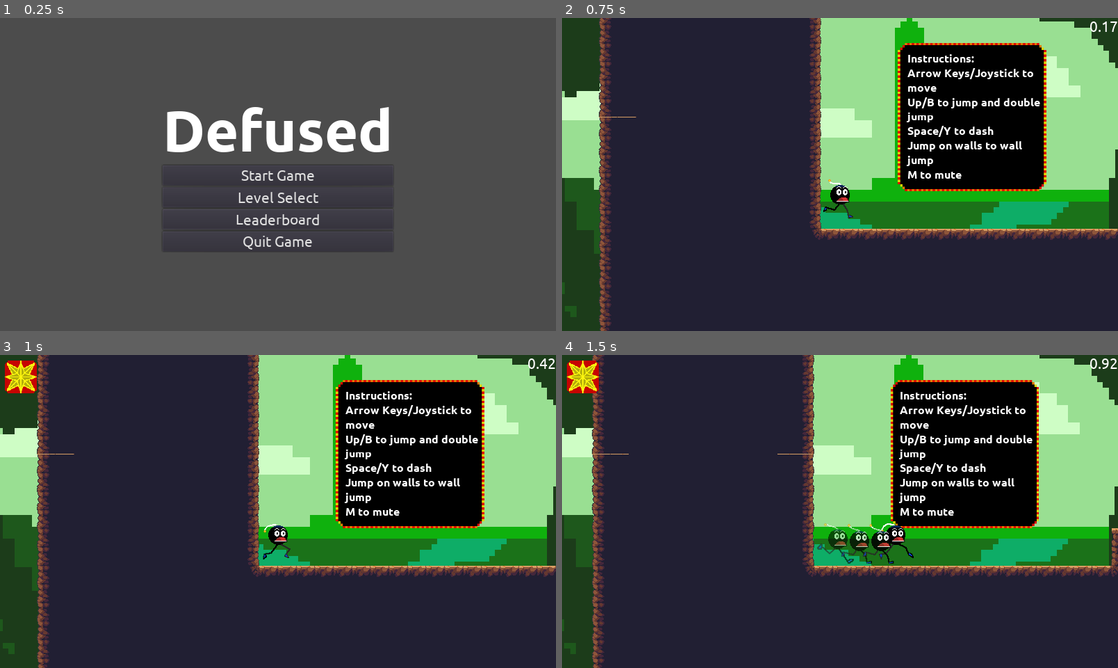
Above: before the commit, frames 1-4 (two rows, left to right).
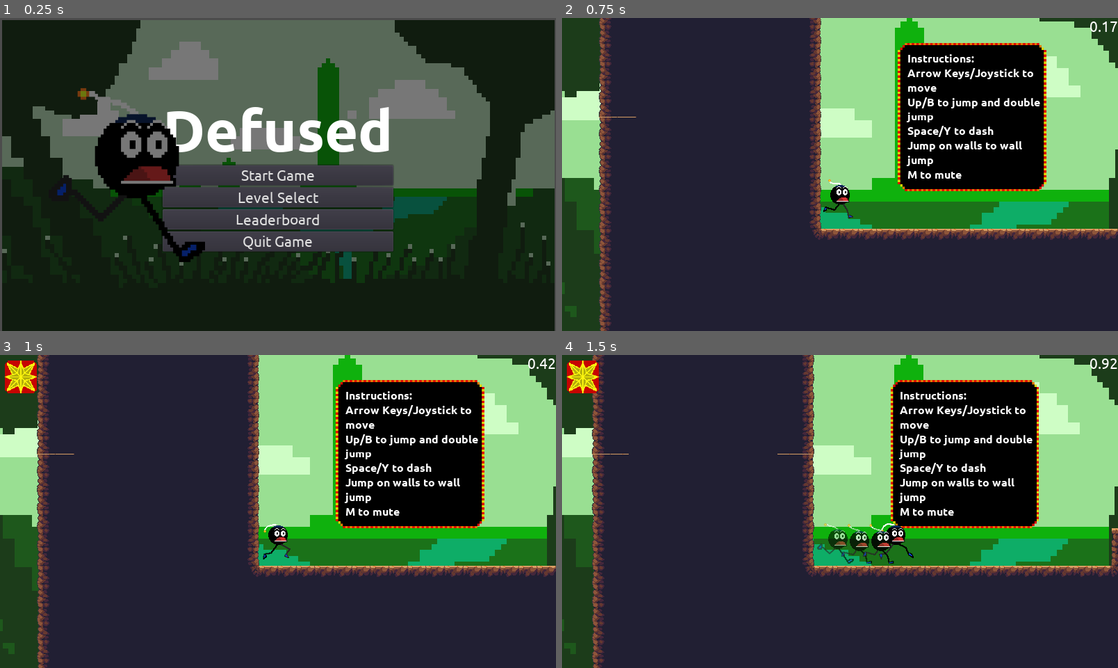
Above: after the commit, the same moments.

Repository: keshava1/defused
Game: Godot game, scene res://StartMenu.tscn
The game is run twice, just before and just after one commit, with the same random seed, the same clock (stepped at 60 frames per second) and the same inputs. The engine's default icon, where the game draws it, is replaced by a stand-in: a white triangle on a blue panel in a dark square. Sound files missing from this copy of the repository are replaced by a short silence.
Inputs:
- Up to frame 1 (0.25 s): no input
- Up to frame 2 (0.75 s): click "Start Game" at 0.5 s
- Up to frame 3 (1 s): no input
- Up to frame 4 (1.5 s): tap Enter (ui_accept) at 1.25 s; hold Right (ui_right) from 1.28 s (still down); tap Space (ui_dash) at 1.35 s

The runs differ from the first frame. In frame 1, 86% of the frame differs, in the area x 0-100%, y 0-100%; in frame 2, nothing differs; in frame 3, nothing differs; in frame 4, nothing differs.

Commit message:
commented some more code

Diff:
--- a/Project 1 Platformer Git/KinematicBody2D.gd
+++ b/Project 1 Platformer Git/KinematicBody2D.gd
@@ -140,44 +140,46 @@
 var ghost_scene = preload("res://Scenes/DashGhost.tscn")
 
 func dash():
-
+	# dashing allowed if is on floor
 	if(is_on_floor()):
 		canDash = true
-	if(Input.is_action_pressed("ui_right")):
+	if(Input.is_action_pressed("ui_right")): #direction of the dash
 		dashDir = Vector2(1, 0)
 	if(Input.is_action_pressed("ui_left")):
 		dashDir = Vector2(-1, 0)
-	if(Input.is_action_just_pressed("ui_dash") and canDash):
-
+	if(Input.is_action_just_pressed("ui_dash") and canDash): # if dashing is allowed:
+		#set up timer for dash reset
 		var ghost_timer = $GhostTimer
 		ghost_timer.start()
 		ghost_timer.connect("timeout", self, "_on_Timer_timeout")
-
+		# add to motion and reset vars
 		motion = dashDir.normalized() * DASH_LENGTH
 		dashing = true
 		canDash = false
-
+		#use instance ghost method
 		instance_ghost($Sprite)
-
+		#wait for timer to finish
 		yield(get_tree().create_timer(0.2), "timeout")
-
+		#turn of dashing, stop motion, end ghost timer
 		dashing = false
 		PlayerVars.motion.x = 0
 		ghost_timer.stop()
 
 func instance_ghost(sprite):
-	var ghost : Sprite = ghost_scene.instance()
-	get_parent().get_parent().add_child(ghost)
-
+	var ghost : Sprite = ghost_scene.instance() # create ghost scene
+	get_parent().get_parent().add_child(ghost) # add ghost node
+	#set ghost attributes
 	ghost.global_position = sprite.global_position
 	ghost.texture = sprite.get_sprite_frames().get_frame(sprite.animation,sprite.get_frame())
 	ghost.frame = sprite.frame
 	ghost.flip_h = sprite.flip_h
 	ghost.flip_v = sprite.flip_v
 	ghost.scale = Vector2(0.233,0.233)
+# instance ghost on timeout
 func _on_Timer_timeout():
 	instance_ghost($Sprite)
 
+# update dash sprite
 func update_dash():
 	if(PlayerVars.canDash):
 		$UI/DashSprite.visible = true
--- a/Project 1 Platformer Git/Scenes/World8.tscn
+++ b/Project 1 Platformer Git/Scenes/World8.tscn
@@ -6,6 +6,12 @@
 [ext_resource path="res://GravitySwitch.tscn" type="PackedScene" id=4]
 [ext_resource path="res://Spring.tscn" type="PackedScene" id=5]
 [ext_resource path="res://WorldComplete.tscn" type="PackedScene" id=6]
+[ext_resource path="res://Fonts/Ubuntu-Bold.ttf" type="DynamicFontData" id=7]
+[ext_resource path="res://Sprites/Text box-1.png.png" type="Texture" id=8]
+
+[sub_resource type="DynamicFont" id=1]
+size = 15
+font_data = ExtResource( 7 )
 
 [node name="Node2D" type="Node2D"]
 
@@ -266,3 +272,21 @@
 [node name="WorldComplete" parent="." instance=ExtResource( 6 )]
 position = Vector2( 1289, 545 )
 next_world = "res://Scenes/Scoring.tscn"
+
+[node name="Node2D" type="Node2D" parent="."]
+
+[node name="Sprite" type="Sprite" parent="Node2D"]
+position = Vector2( 1318, 394 )
+scale = Vector2( 0.428125, 0.428125 )
+texture = ExtResource( 8 )
+
+[node name="Label" type="Label" parent="Node2D"]
+margin_left = 1255.0
+margin_top = 385.0
+margin_right = 1385.0
+margin_bottom = 402.0
+custom_fonts/font = SubResource( 1 )
+text = "Congratulations!!!"
+__meta__ = {
+"_edit_use_anchors_": false
+}
--- a/Project 1 Platformer Git/Scripts/Scoring.gd
+++ b/Project 1 Platformer Git/Scripts/Scoring.gd
@@ -10,7 +10,7 @@
 func _ready():
 	var time = int(PlayerVars.timer)
 	var deaths = PlayerVars.deaths
-	var points = 9999 - int(time)*3 - deaths*50
+	var points = 9999 - int(time)*2 - deaths*50
 	$VBoxContainer/Points.text = "9,999 points\n-\n" + str(time) + " seconds\n-\n" + str(deaths) + " deaths\n=\n" + str(points) + " points"
 	PlayerVars.newScore(points)
 func _process(delta):
--- a/Project 1 Platformer Git/StartMenu.tscn
+++ b/Project 1 Platformer Git/StartMenu.tscn
@@ -1,8 +1,10 @@
-[gd_scene load_steps=4 format=2]
+[gd_scene load_steps=6 format=2]
 
 [ext_resource path="res://StartMenu.gd" type="Script" id=1]
 [ext_resource path="res://Fonts/UbuntuBold20.tres" type="DynamicFont" id=2]
 [ext_resource path="res://Fonts/UbuntuNormal.tres" type="DynamicFont" id=3]
+[ext_resource path="res://Sprites/bomb guy.png" type="Texture" id=4]
+[ext_resource path="res://Dirt Autotile and Sky/new background.png" type="Texture" id=5]
 
 [node name="StartMenu" type="Control"]
 anchor_right = 1.0
@@ -63,6 +65,21 @@
 custom_fonts/font = ExtResource( 3 )
 text = "Quit Game"
 
+[node name="Node2D" type="Node2D" parent="."]
+modulate = Color( 0.470588, 0.470588, 0.470588, 1 )
+
+[node name="Sprite" type="Sprite" parent="Node2D"]
+position = Vector2( 480.932, 275 )
+scale = Vector2( 1.49041, 1.49041 )
+z_index = -1
+texture = ExtResource( 5 )
+
+[node name="Sprite2" type="Sprite" parent="Node2D"]
+position = Vector2( 239, 266 )
+texture = ExtResource( 4 )
+hframes = 4
+vframes = 4
+
 [connection signal="pressed" from="CenterContainer/VBoxContainer/StartGame" to="." method="_on_StartGame_pressed"]
 [connection signal="pressed" from="CenterContainer/VBoxContainer/Levels" to="." method="_on_Levels_pressed"]
 [connection signal="pressed" from="CenterContainer/VBoxContainer/Leaderboard" to="." method="_on_Leaderboard_pressed"]
Not shown: 1 places in Project 1 Platformer Git/Scenes/World8.tscn that only renumber resources
